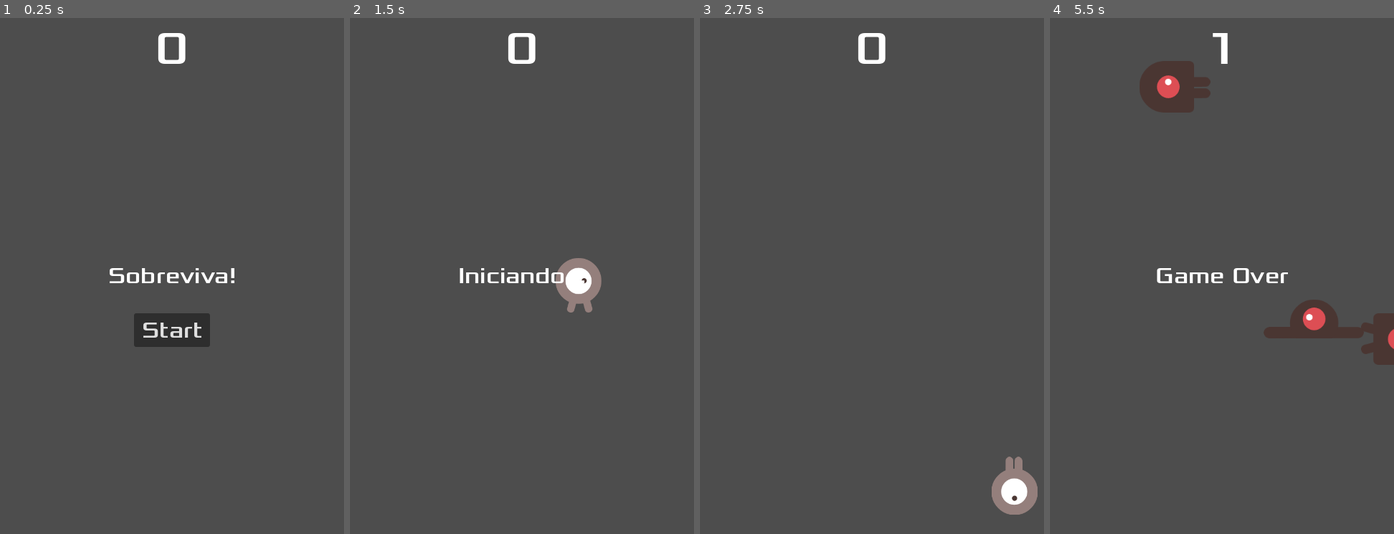
Above: before the commit, frames 1-4 (left to right).
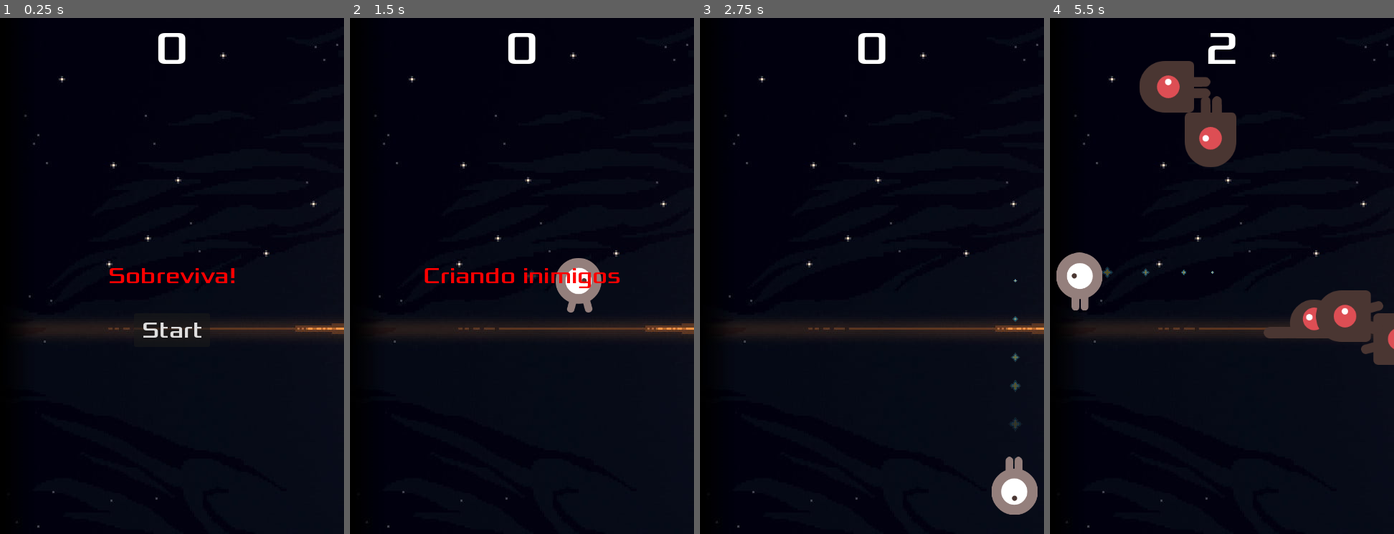
Above: after the commit, the same moments.

Repository: KaioBenevenuto/Space-Bubble
Game: Godot game, scene res://principal.tscn
Same seed, same stepped clock (60 frames per second), same inputs: the game is played once before the commit and once after it.
Inputs:
- Up to frame 1 (0.25 s): no input
- Up to frame 2 (1.5 s): click "Start" at 0.5 s; tap Enter at 1.25 s; hold Right (ui_right) from 1.28 s (still down)
- Up to frame 3 (2.75 s): release Right (ui_right) at 2.03 s; hold Down (ui_down) from 2.03 s (still down)
- Up to frame 4 (5.5 s): release Down (ui_down) at 2.78 s; hold Right (ui_right) 2.78-3.53 s; hold Up (ui_up) 3.53-4.28 s; hold Left (ui_left) from 4.28 s (still down)

The runs differ from the first frame. In frame 1, 99% of the frame differs, in the area x 0-100%, y 0-100%; in frame 2, 99%; in frame 3, 99%; in frame 4, 96%.

Commit message:
Jogo terminado

Diff:
--- a/AnimatedSprite2D.gd
+++ /dev/null
@@ -1,20 +0,0 @@
-extends AnimatedSprite2D
-#Não funciona
-var colisor_a: PhysicsBody2D
-var colisor_b: PhysicsBody2D
-
-func _ready():
-	colisor_a = $ColisorSprite2D
-	colisor_b = $ColisorSprite2D_2
-
-func troca_animacao(nome_animacao: String):
-	colisor_a.set_deferred("disabled", true)
-	colisor_b.set_deferred("disabled", true)
-
-	if nome_animacao in ["andando", "nadando"]:
-		colisor_a.set_deferred("disabled", false)
-		colisor_b.set_deferred("disabled", true)
-	elif nome_animacao == "voando":
-		colisor_b.set_deferred("disabled", false)
-		colisor_a.set_deferred("disabled", true)
-#	play(nome_animacao)
--- a/hud.tscn
+++ b/hud.tscn
@@ -1,7 +1,13 @@
-[gd_scene load_steps=3 format=3 uid="uid://iineyms175d2"]
+[gd_scene load_steps=5 format=3 uid="uid://iineyms175d2"]
 
 [ext_resource type="FontFile" uid="uid://c2uj43ifl30r7" path="res://fonts/Xolonium-Regular.ttf" id="1_atm31"]
 [ext_resource type="Script" path="res://hud.gd" id="1_nkbxu"]
+
+[sub_resource type="InputEventKey" id="InputEventKey_4bwwy"]
+keycode = 4194309
+
+[sub_resource type="Shortcut" id="Shortcut_7b1an"]
+events = [SubResource("InputEventKey_4bwwy")]
 
 [node name="HUD" type="CanvasLayer"]
 script = ExtResource("1_nkbxu")
@@ -34,6 +40,7 @@
 grow_horizontal = 2
 grow_vertical = 2
 size_flags_horizontal = 4
+theme_override_colors/font_color = Color(1, 0, 0, 1)
 theme_override_fonts/font = ExtResource("1_atm31")
 theme_override_font_sizes/font_size = 32
 text = "Sobreviva!"
@@ -60,6 +67,7 @@
 size_flags_horizontal = 4
 theme_override_fonts/font = ExtResource("1_atm31")
 theme_override_font_sizes/font_size = 32
+shortcut = SubResource("Shortcut_7b1an")
 text = "Start"
 
 [connection signal="timeout" from="MensageTimer" to="." method="_on_message_timer_timeout"]
--- a/jogador.gd
+++ b/jogador.gd
@@ -25,8 +25,10 @@
 	if velocity.length() > 0:
 		velocity = velocity.normalized() * speed
 		$AnimatedSprite2D.play()
+		$Rastro.emitting = true
 	else:
 		$AnimatedSprite2D.stop()
+		$Rastro.emitting = false
 
 	if velocity.x != 0:
 		$AnimatedSprite2D.animation = "direita"
--- a/jogador.tscn
+++ b/jogador.tscn
@@ -1,10 +1,11 @@
-[gd_scene load_steps=8 format=3 uid="uid://dmwd4sx2tqsjj"]
+[gd_scene load_steps=14 format=3 uid="uid://dmwd4sx2tqsjj"]
 
 [ext_resource type="Script" path="res://jogador.gd" id="1_8nwtb"]
 [ext_resource type="Texture2D" uid="uid://82rws2o5evop" path="res://art/playerGrey_up1.png" id="1_wrg7m"]
 [ext_resource type="Texture2D" uid="uid://y332l68dvkr" path="res://art/playerGrey_up2.png" id="2_fxnht"]
 [ext_resource type="Texture2D" uid="uid://cvjtxvpku7tov" path="res://art/playerGrey_walk1.png" id="3_y5mhu"]
 [ext_resource type="Texture2D" uid="uid://c5usbrwrgjywk" path="res://art/playerGrey_walk2.png" id="4_bs478"]
+[ext_resource type="Texture2D" uid="uid://dqp6j3ks70bc2" path="res://art/Rastro.png" id="6_4nk43"]
 
 [sub_resource type="SpriteFrames" id="SpriteFrames_mkgo7"]
 animations = [{
@@ -32,8 +33,31 @@
 }]
 
 [sub_resource type="CapsuleShape2D" id="CapsuleShape2D_5jwbp"]
-radius = 39.0
-height = 106.0
+radius = 33.0
+height = 82.0
+
+[sub_resource type="Gradient" id="Gradient_bbwbv"]
+colors = PackedColorArray(1, 1, 1, 0, 1, 1, 1, 1)
+
+[sub_resource type="GradientTexture1D" id="GradientTexture1D_6ortc"]
+gradient = SubResource("Gradient_bbwbv")
+
+[sub_resource type="Curve" id="Curve_2iknu"]
+_data = [Vector2(0, 0.496933), 0.0, 0.0, 0, 0, Vector2(1, 0), 0.0, 0.0, 0, 0]
+point_count = 2
+
+[sub_resource type="CurveTexture" id="CurveTexture_f4o1k"]
+curve = SubResource("Curve_2iknu")
+
+[sub_resource type="ParticleProcessMaterial" id="ParticleProcessMaterial_lmjjk"]
+particle_flag_disable_z = true
+gravity = Vector3(0, 0, 0)
+orbit_velocity_min = 0.0
+orbit_velocity_max = 0.0
+scale_min = 0.1
+scale_max = 0.1
+scale_curve = SubResource("CurveTexture_f4o1k")
+color_ramp = SubResource("GradientTexture1D_6ortc")
 
 [node name="Jogador" type="Area2D"]
 script = ExtResource("1_8nwtb")
@@ -46,7 +70,13 @@
 frame_progress = 0.658001
 
 [node name="CollisionShape2D" type="CollisionShape2D" parent="."]
-position = Vector2(-1, 14)
+visible = false
+position = Vector2(-1, 12)
 shape = SubResource("CapsuleShape2D_5jwbp")
 
+[node name="Rastro" type="GPUParticles2D" parent="."]
+show_behind_parent = true
+process_material = SubResource("ParticleProcessMaterial_lmjjk")
+texture = ExtResource("6_4nk43")
+
 [connection signal="body_entered" from="." to="." method="_on_body_entered"]
--- a/principal.gd
+++ b/principal.gd
@@ -12,14 +12,16 @@
 	$PontuacaoTimer.stop()
 	$InimigoTimer.stop()
 	$HUD.exibir_gameover()
+	$Musica.stop()
+	$SomMorte.play()
 
 func novo_jogo():
 	score = 0
 	$Jogador.start($PosicaoInicial.position)
 	$InicioTimer.start()
-	$HUD.exibir_mensagem("Iniciando...")
+	$HUD.exibir_mensagem("Criando inimigos")
 	$HUD.atualize_score(score)
-
+	$Musica.play()
 
 func _on_inicio_timer_timeout():
 	$InimigoTimer.start()
--- a/principal.tscn
+++ b/principal.tscn
@@ -1,9 +1,12 @@
-[gd_scene load_steps=6 format=3 uid="uid://di6prtlyv14qt"]
+[gd_scene load_steps=9 format=3 uid="uid://di6prtlyv14qt"]
 
 [ext_resource type="PackedScene" uid="uid://dmwd4sx2tqsjj" path="res://jogador.tscn" id="1_0vg21"]
 [ext_resource type="Script" path="res://principal.gd" id="1_52ec5"]
 [ext_resource type="PackedScene" uid="uid://sy24sf1ebq70" path="res://inimigo.tscn" id="2_elv33"]
+[ext_resource type="Texture2D" uid="uid://bbd8o2ymgqwc" path="res://art/Fundo.jpg" id="3_mgrtf"]
 [ext_resource type="PackedScene" uid="uid://iineyms175d2" path="res://hud.tscn" id="4_fqhk7"]
+[ext_resource type="AudioStream" uid="uid://b5xrj8udljyqf" path="res://art/House In a Forest Loop.ogg" id="6_ef0sb"]
+[ext_resource type="AudioStream" uid="uid://3abt8nqo7tbd" path="res://art/gameover.wav" id="7_d6hre"]
 
 [sub_resource type="Curve2D" id="Curve2D_ch05o"]
 _data = {
@@ -14,6 +17,12 @@
 [node name="Principal" type="Node"]
 script = ExtResource("1_52ec5")
 Inimigo = ExtResource("2_elv33")
+
+[node name="Fundo" type="TextureRect" parent="."]
+offset_right = 1920.0
+offset_bottom = 1202.0
+size_flags_vertical = 4
+texture = ExtResource("3_mgrtf")
 
 [node name="Jogador" parent="." instance=ExtResource("1_0vg21")]
 
@@ -36,6 +45,12 @@
 
 [node name="HUD" parent="." instance=ExtResource("4_fqhk7")]
 
+[node name="Musica" type="AudioStreamPlayer2D" parent="."]
+stream = ExtResource("6_ef0sb")
+
+[node name="SomMorte" type="AudioStreamPlayer2D" parent="."]
+stream = ExtResource("7_d6hre")
+
 [connection signal="hit" from="Jogador" to="." method="game_over"]
 [connection signal="timeout" from="InicioTimer" to="." method="_on_inicio_timer_timeout"]
 [connection signal="timeout" from="PontuacaoTimer" to="." method="_on_pontuacao_timer_timeout"]
Binary file added: art/Fundo.jpg
Not shown, added: art/Fundo.jpg.import
Not shown, changed: art/House In a Forest Loop.ogg.import
Not shown, added: art/Particulas-Luz-Png-1024x1024.png.import
Binary file added: art/Rastro.png
Not shown, added: art/Rastro.png.import
Not shown, added: art/Rastro_Desenhado-por-davidzydd.jpg.import
Not shown, added: fonts/Rastro_Desenhado-por-davidzydd.jpg.import
